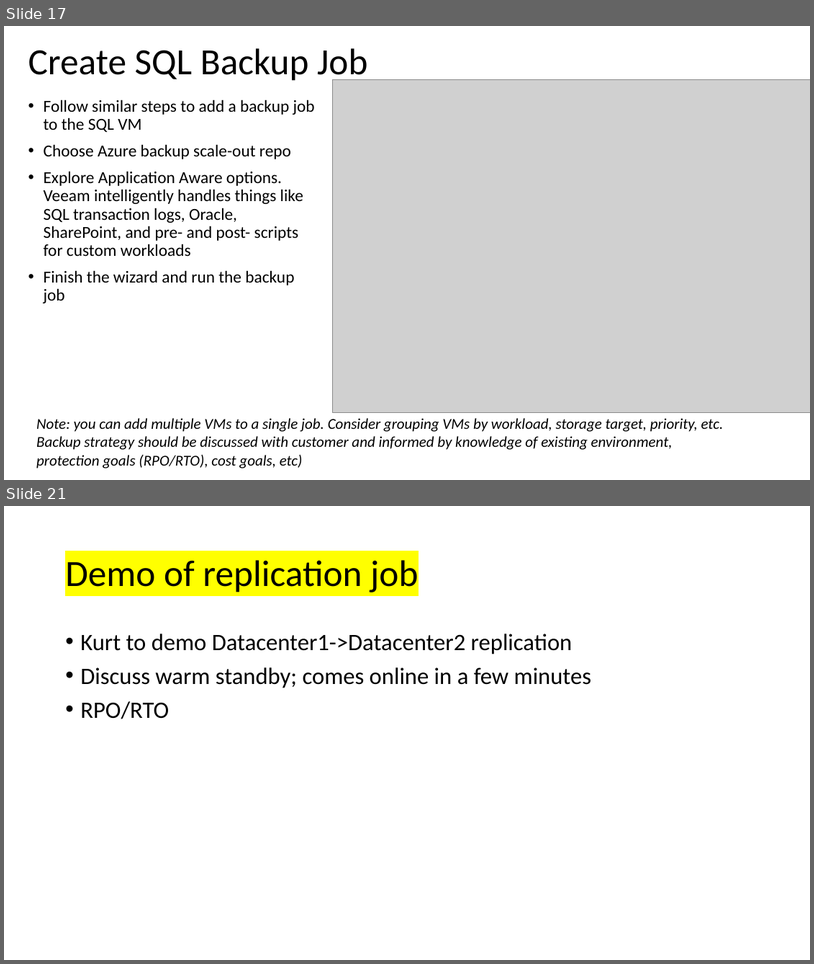
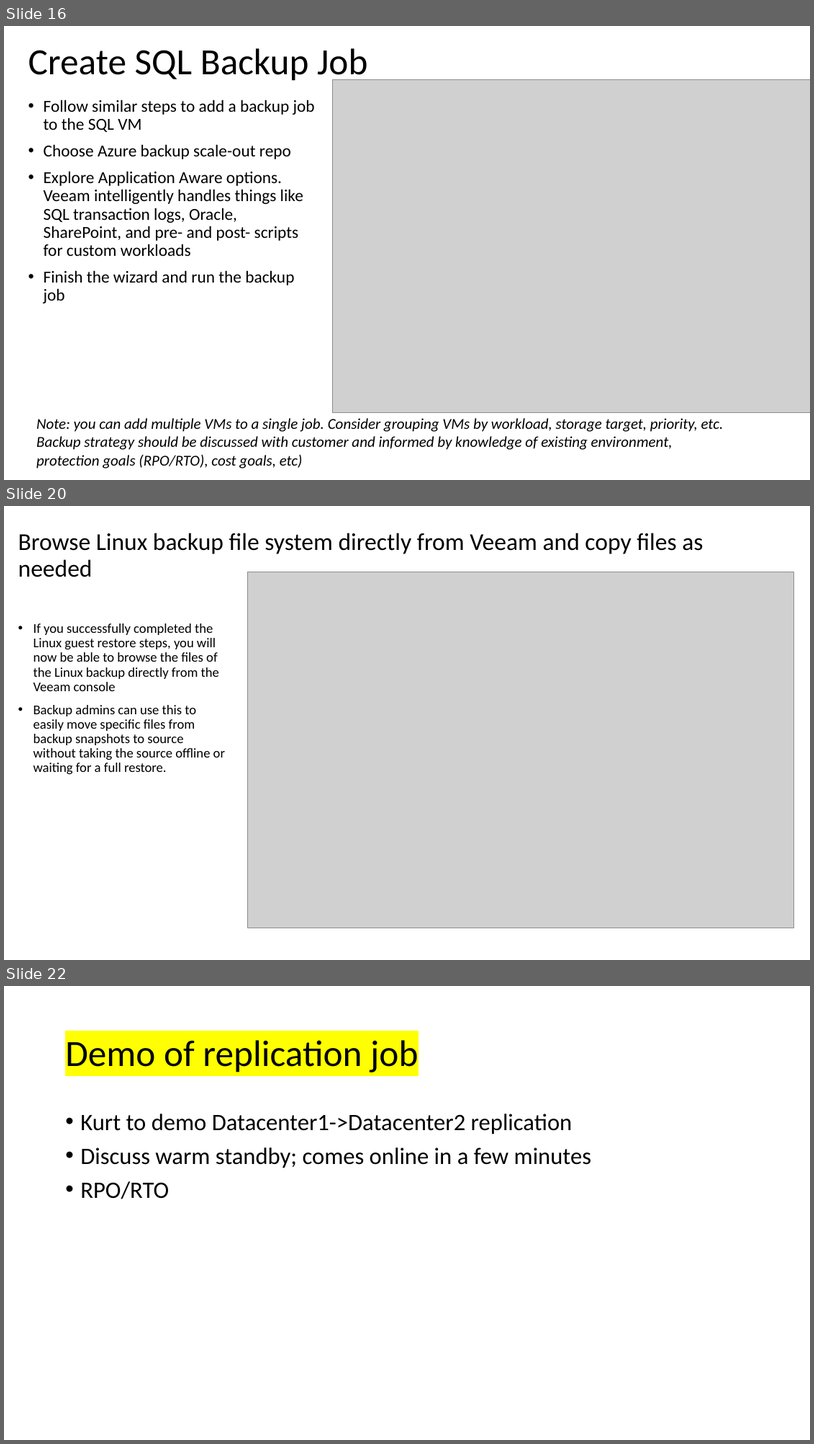
Before and after one commit to dkirby-ms/VeeamOnAzureLab, a slide deck: Veeam Lab Guide.pptx. Shown one above the other, each under a label of ours: slides 17 and 21 before the commit, slides 16, 20 and 22 after it; the slides between them are not shown. The pictures are 814x964 and 814x1444 pixels, drawn with LibreOffice and Linux fonts; fonts in the diff are those of the drawing; grey boxes stand for pictures. Boxes give left, top, right and bottom in pixels: in the first picture for what was removed or moved away, otherwise in the second. Text is boxed around its words. In the diff, an @@ line names an element or a change of style, - is before the commit and + after.

```diff
--- a/Veeam Lab Guide.pptx
+++ b/Veeam Lab Guide.pptx
@@ slide 20 added at (4,506,810,960), background #FFFFFF @@
@@ title added at (18,533,703,577), 28.8 pt, text #000000 @@
+Browse Linux backup file system directly from Veeam and copy files as needed
@@ picture added at (248,572,795,928) @@
@@ text added at (34,623,225,774), 16 pt, text #000000 @@
+• If you successfully completed the Linux guest restore steps, you will now be able to browse the files of the Linux backup directly from the Veeam console
+• Backup admins can use this to easily move specific files from backup snapshots to source without taking the source offline or waiting for a full restore.
@@ what was slide 17 is now slide 16 @@
@@ what was slide 21 is now slide 22 @@
```
Also in this commit, not shown: 5 slides changed, 1 other slide added, 1 slide removed.
